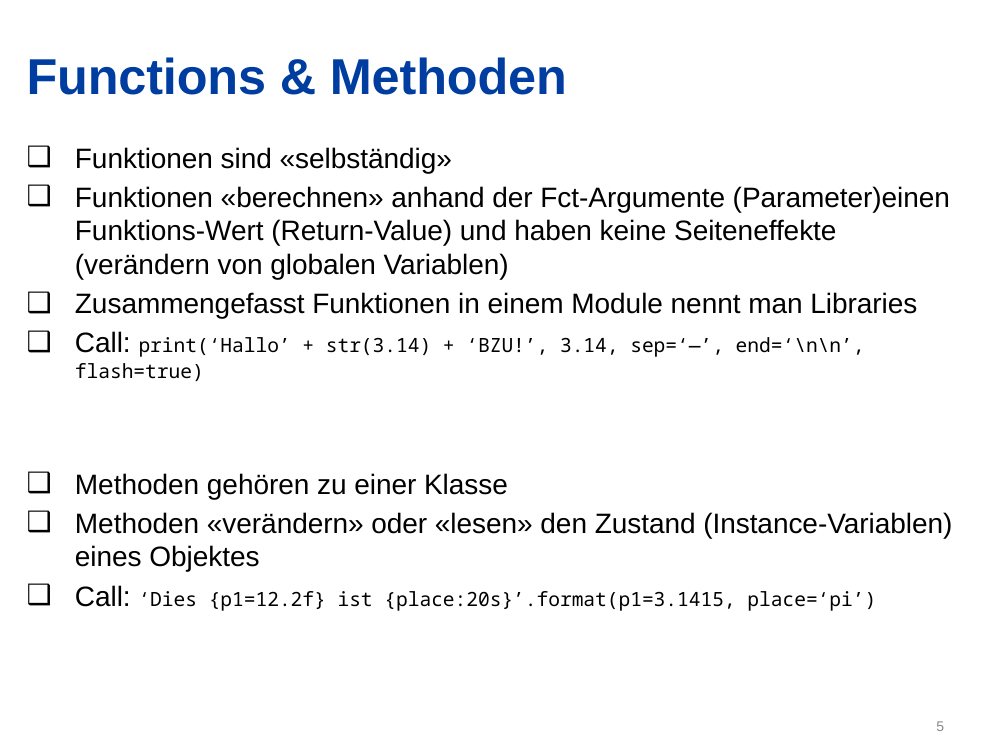
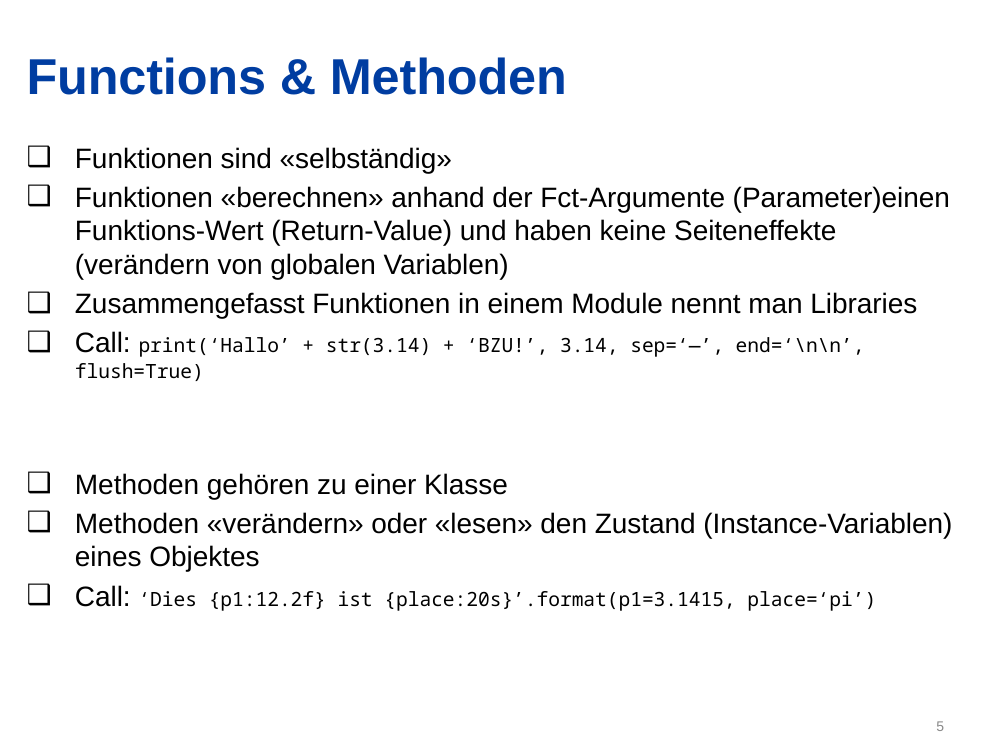
Before and after one commit to walter-rothlin/Source-Code, a slide deck: slide 5 of SchulungsUnterlagen/HWZ/Programming_Tools.pptx. Drawn at 1008x756 pixels with LibreOffice and Linux fonts; fonts in the diff are those of the drawing; background and template pictures are left out. Boxes give left, top, right and bottom in pixels: in the first picture for what was removed or moved away, otherwise in the second. Text is boxed around its words. In the diff, an @@ line names an element or a change of style, - is before the commit and + after.

```diff
--- a/SchulungsUnterlagen/HWZ/Programming_Tools.pptx
+++ b/SchulungsUnterlagen/HWZ/Programming_Tools.pptx
@@ text at box(75, 331, 865, 381): text changed @@
-❑ Call: print(‘Hallo’ + str(3.14) + ‘BZU!’, 3.14, sep=‘—’, end=‘\n\n’, flash=true)
+❑ Call: print(‘Hallo’ + str(3.14) + ‘BZU!’, 3.14, sep=‘—’, end=‘\n\n’, flush=True)
@@ text at box(75, 585, 876, 611): text changed @@
-❑ Call: ‘Dies {p1=12.2f} ist {place:20s}’.format(p1=3.1415, place=‘pi’)
+❑ Call: ‘Dies {p1:12.2f} ist {place:20s}’.format(p1=3.1415, place=‘pi’)
```
Also in this commit, not shown: 1 other file.
